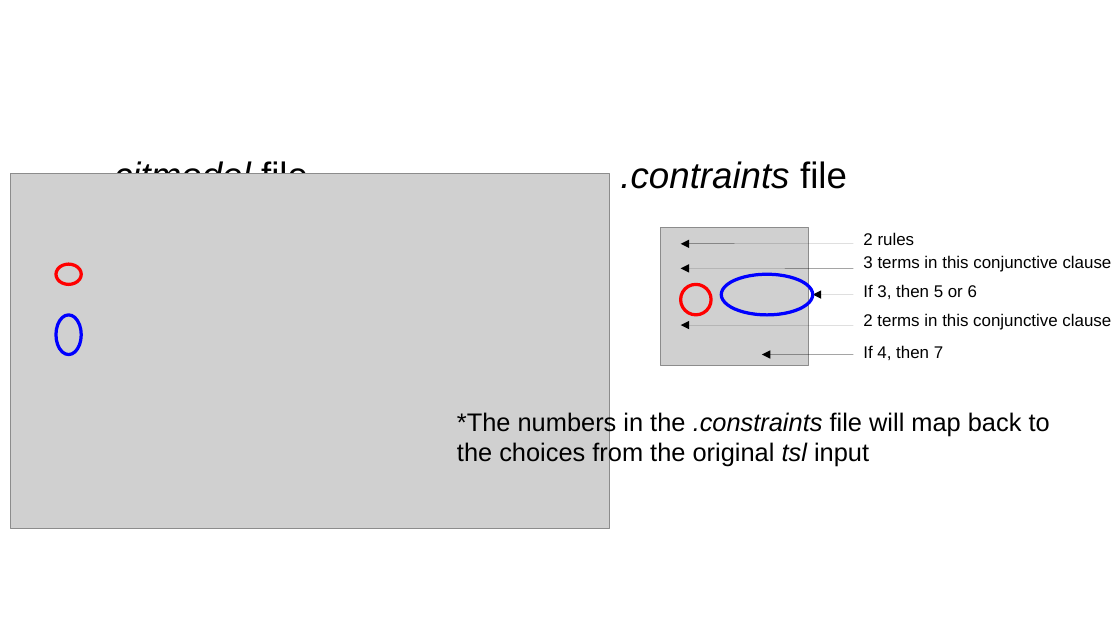
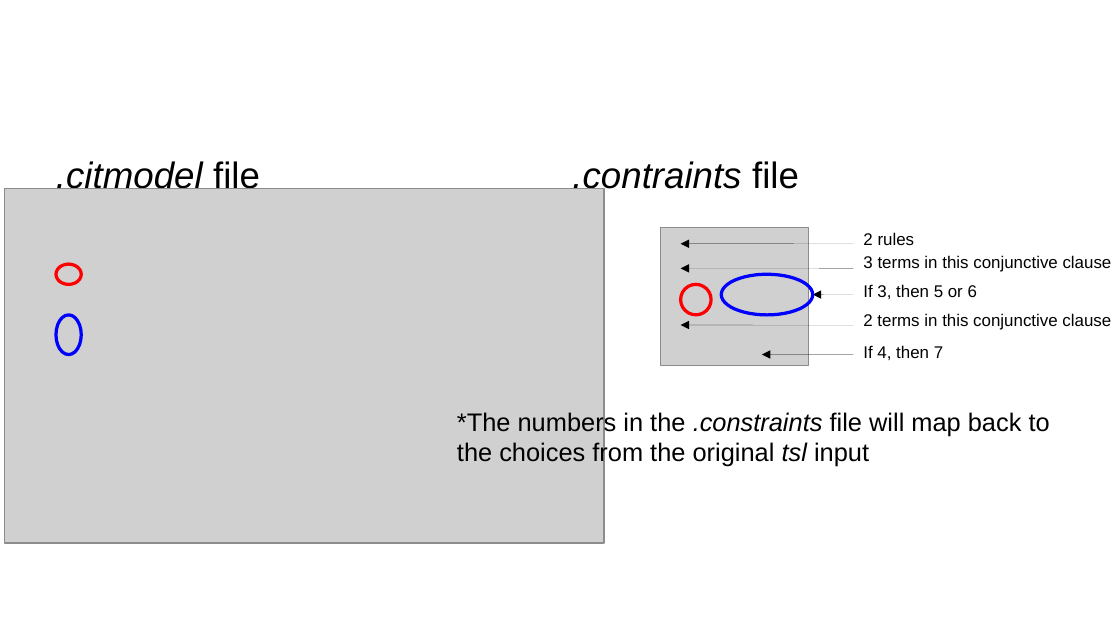
Before and after one commit to Panik-Kontrol/MastersProject, a slide deck: slide 9 of project_proposal.odp. Drawn at 1120x630 pixels with LibreOffice and Linux fonts; fonts in the diff are those of the drawing; grey boxes stand for pictures; background and template pictures are left out. Boxes give left, top, right and bottom in pixels: in the first picture for what was removed or moved away, otherwise in the second. Text is boxed around its words. In the diff, an @@ line names an element or a change of style, - is before the commit and + after.

```diff
--- a/project_proposal.odp
+++ b/project_proposal.odp
@@ text ".citmodel file" at bbox=[56, 159, 260, 195]: indent changed @@
@@ text ".contraints file" at bbox=[572, 161, 799, 195]: indent changed @@
@@ picture: place and size @@
-picture at bbox=[10, 174, 610, 528]
+picture at bbox=[5, 188, 605, 543]
@@ arrow removed from (854, 244) to (681, 244) @@
@@ arrow removed from (854, 268) to (681, 268) @@
@@ freeform shape added at bbox=[681, 244, 854, 244], outline #000000 0 pt @@
@@ freeform shape added at bbox=[681, 268, 854, 268], outline #000000 0 pt @@
```
Also in this commit, not shown: 8 other slides changed.
